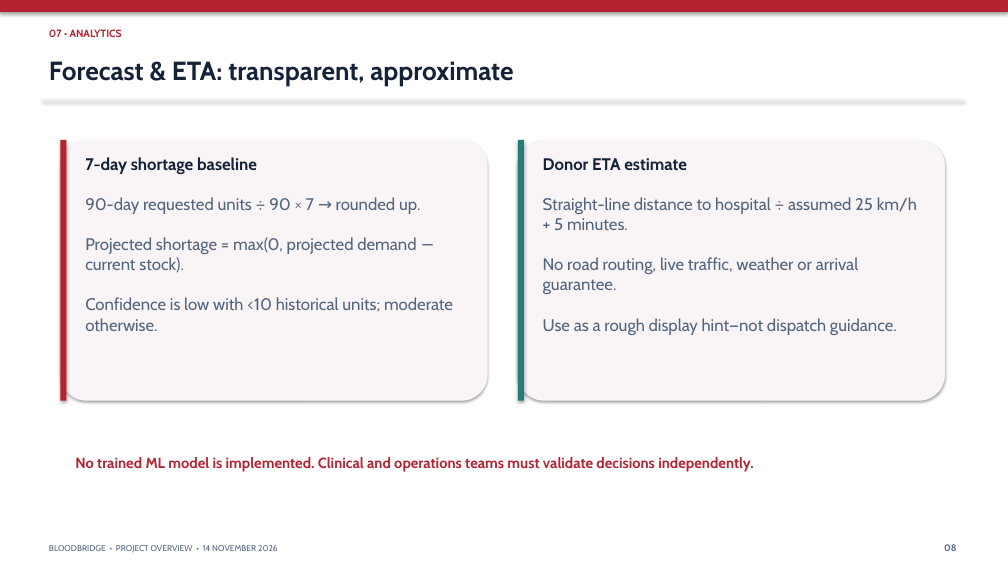
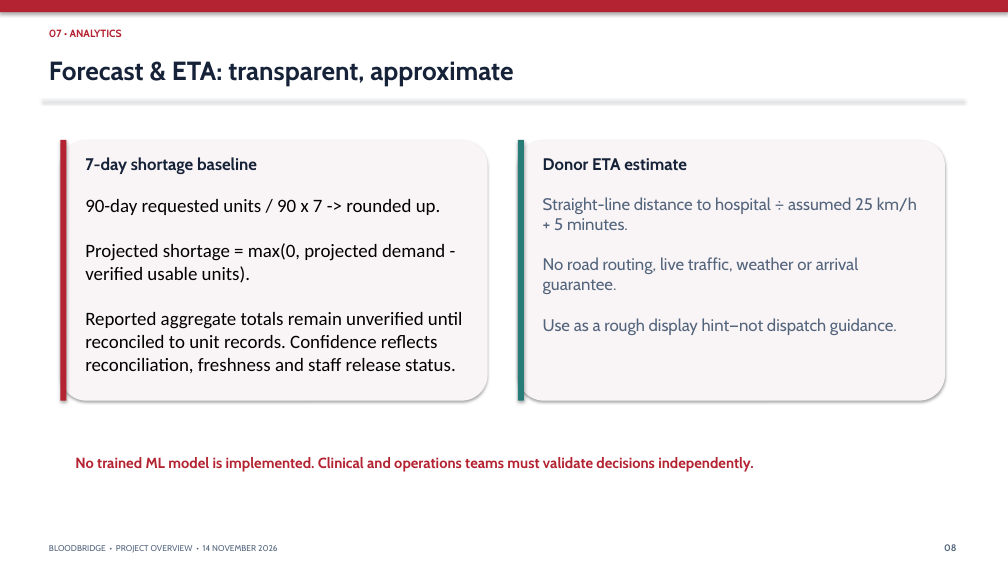
Before and after one commit to jaladanisuribabu/BloodBridgeDonor, a slide deck: slide 8 of docs/BloodBridge-Project-Presentation.pptx. Drawn at 1008x567 pixels with LibreOffice and Linux fonts; fonts in the diff are those of the drawing. Boxes give left, top, right and bottom in pixels: in the first picture for what was removed or moved away, otherwise in the second. Text is boxed around its words. In the diff, an @@ line names an element or a change of style, - is before the commit and + after.

```diff
--- a/docs/BloodBridge-Project-Presentation.pptx
+++ b/docs/BloodBridge-Project-Presentation.pptx
@@ text at [85,199,463,374]: text changed; size 16 to 18 pt; font Cabin to Calibri; text colour #53657D to #000000 @@
-90-day requested units ÷ 90 × 7 → rounded up.
-Projected shortage = max(0, projected demand − current stock).
-Confidence is low with <10 historical units; moderate otherwise.
+90-day requested units / 90 x 7 -> rounded up.
+Projected shortage = max(0, projected demand - verified usable units).
+Reported aggregate totals remain unverified until reconciled to unit records. Confidence reflects reconciliation, freshness and staff release status.
```
Also in this commit, not shown: 5 other slides changed, 1 slide added, 20 other files.
